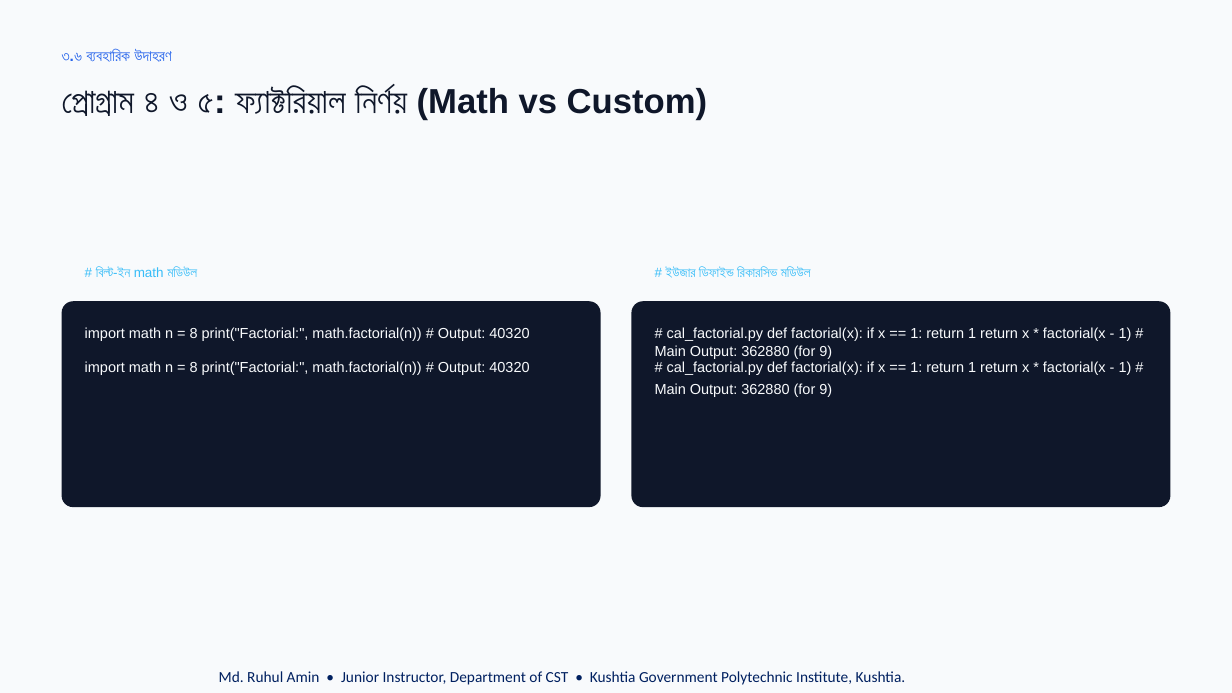
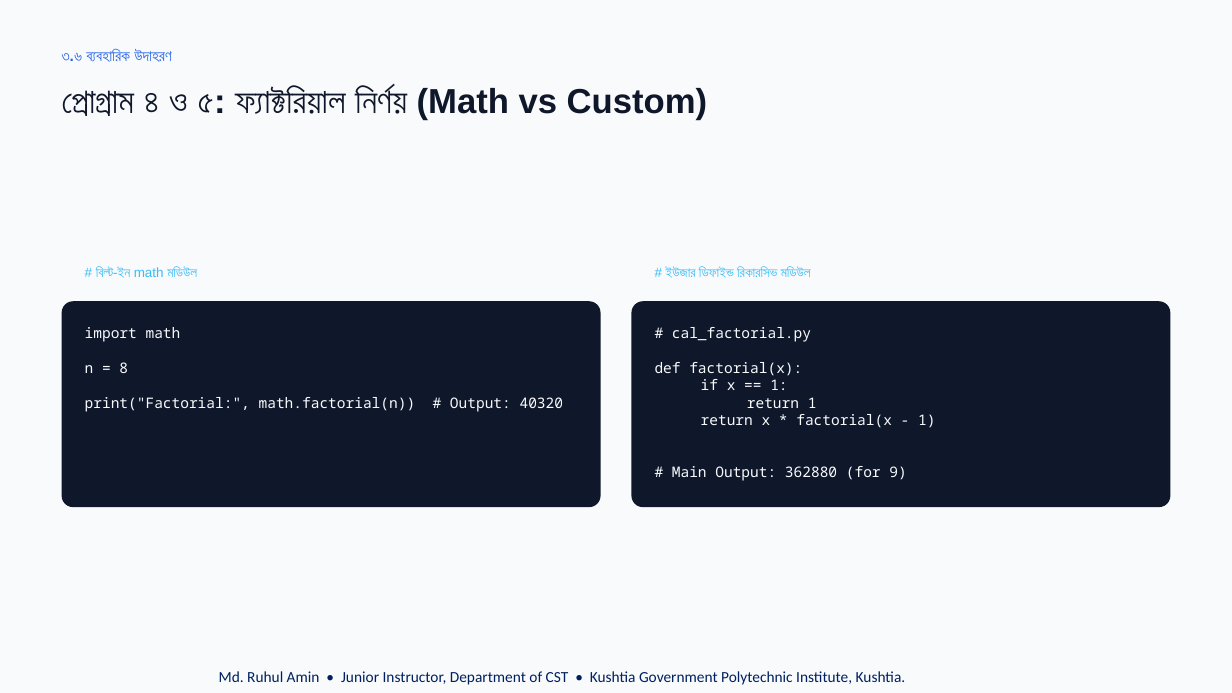
Before and after one commit to cseruhul/Class-Lecture, a slide deck: slide 22 of 03. Basic Apps Dev. Using Python/Theory/Python_Ch3.pptx. Drawn at 1232x693 pixels with LibreOffice and Linux fonts; fonts in the diff are those of the drawing. Boxes give left, top, right and bottom in pixels: in the first picture for what was removed or moved away, otherwise in the second. Text is boxed around its words. In the diff, an @@ line names an element or a change of style, - is before the commit and + after.

```diff
--- a/03. Basic Apps Dev. Using Python/Theory/Python_Ch3.pptx
+++ b/03. Basic Apps Dev. Using Python/Theory/Python_Ch3.pptx
@@ text at (85,327,563,412): text changed; font Arial to Noto Sans Mono @@
-import math n = 8 print("Factorial:", math.factorial(n)) # Output: 40320
+import math
+n = 8
+print("Factorial:", math.factorial(n)) # Output: 40320
@@ text at (655,327,935,481): text changed; font Arial to Noto Sans Mono @@
-# cal_factorial.py def factorial(x): if x == 1: return 1 return x * factorial(x - 1) # Main Output: 362880 (for 9)
+# cal_factorial.py
+def factorial(x):
+if x == 1:
+return 1
+return x * factorial(x - 1)
+# Main Output: 362880 (for 9)
@@ text removed at (85,361,529,375) @@
-import math n = 8 print("Factorial:", math.factorial(n)) # Output: 40320
@@ text removed at (655,361,1132,397) @@
-# cal_factorial.py def factorial(x): if x == 1: return 1 return x * factorial(x - 1) # Main Output: 362880 (for 9)
```
Also in this commit, not shown: 8 other slides changed, 1 other file.
